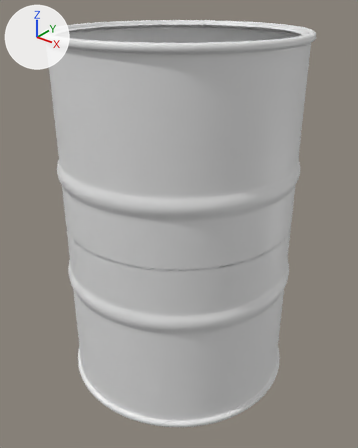
One commit to the Blender file scene_barrel.blend: the scene before it, then after it.
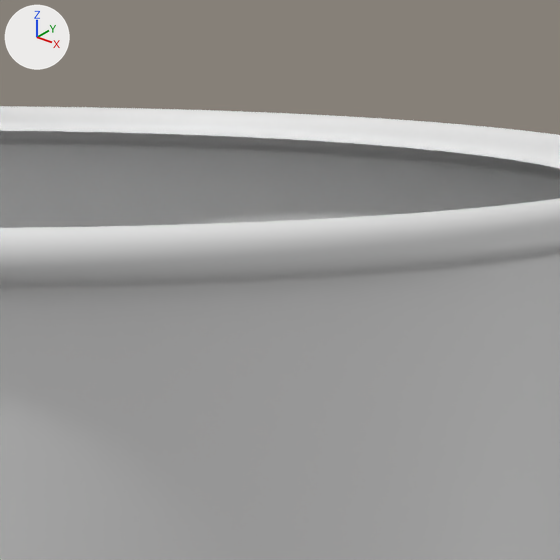
Each version appears first whole from a camera (50 mm lens) standing at (0.738, -0.922, 0.54) and looking at (0.009, -0.01, -0.025), and next in a close-up on the part from 53% to 82% of the width and 0% to 23% of the height. Every picture has the same lights, and +X, +Y and +Z are marked at upper left.

The older version as bpy lines, for what is in view:
```python
me_cylinder = bpy.data.meshes.new('Cylinder')
me_cylinder.from_pydata(...)  # 1024 vertices, 961 faces; spans x -0.31..0.31, y -0.31..0.31, z -0.468..0.468
me_cylinder.polygons.foreach_set('use_smooth', [True] * 961)
ob_cylinder = bpy.data.objects.new('Cylinder', me_cylinder)
ob_cylinder.location = (0.0, 0.0, 0.0)
ob_cylinder.scale = (0.967, 0.967, 0.961)
_m = ob_cylinder.modifiers.new('Subdivision', 'SUBSURF')
_m.levels = 2
```
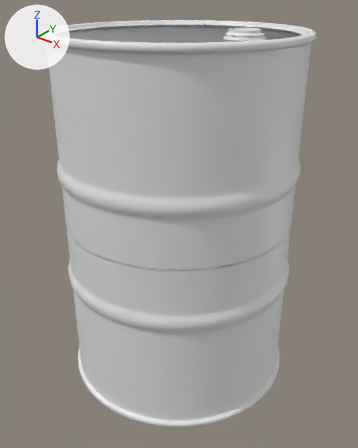
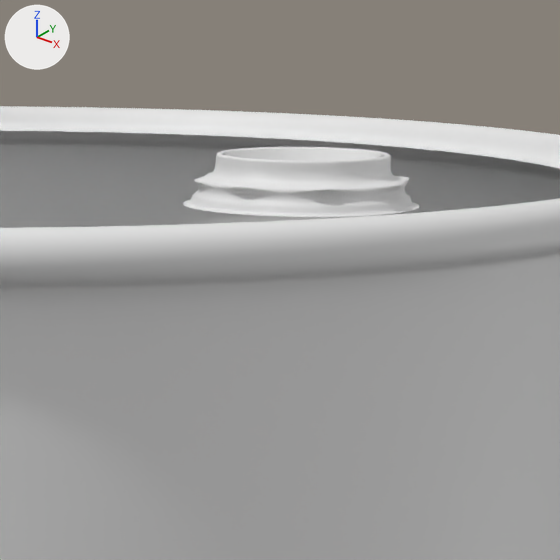
Commit message: Added circle element in the top via LoopTools element

Changed parts and their boxes (x1, y1, x2, y2) in the close-ups (560 x 560 px):
part 1 of me_cylinder, added
    after: (183, 147, 419, 217)

The edits, one by one:
me_cylinder is used by ob_cylinder; location (0.0, 0.0, 0.0); scale (0.967, 0.967, 0.961).
me_cylinder had 1024 vertices, 961 faces and spanned x -0.31..0.31, y -0.31..0.31, z -0.468..0.468.
me_cylinder now has 1416 vertices, 1338 faces and spans x -0.31..0.31, y -0.31..0.31, z -0.468..0.476.
me_cylinder part 1: a new loose piece of 392 vertices spanning x 0.126..0.228, y -0.051..0.051, z 0.457..0.476.
